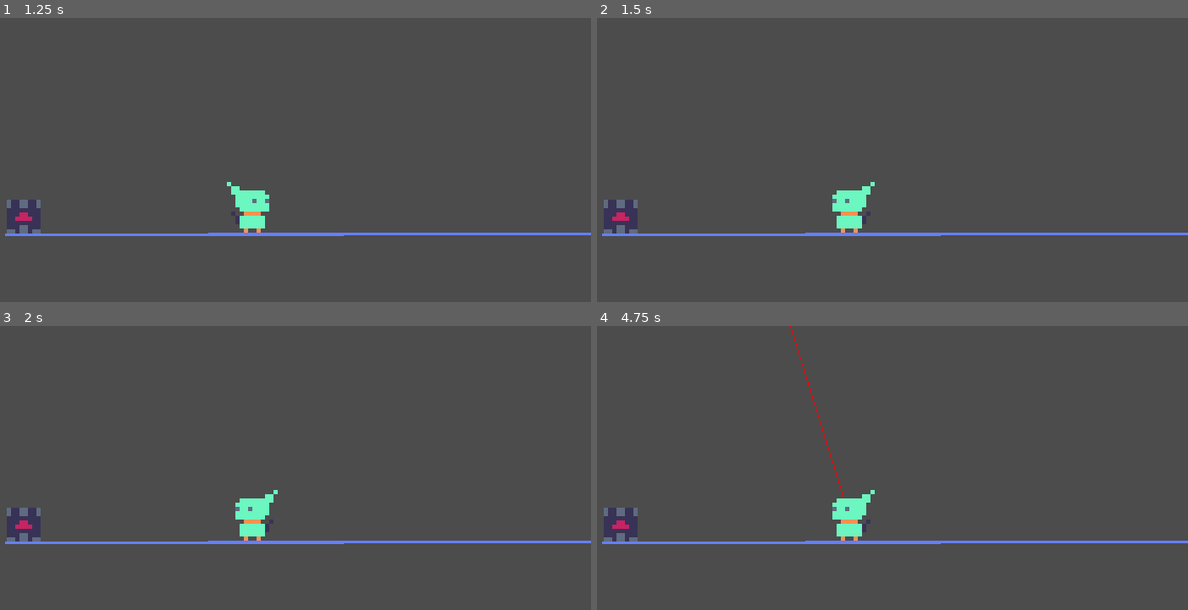
Above: before the commit, frames 1-4 (two rows, left to right).
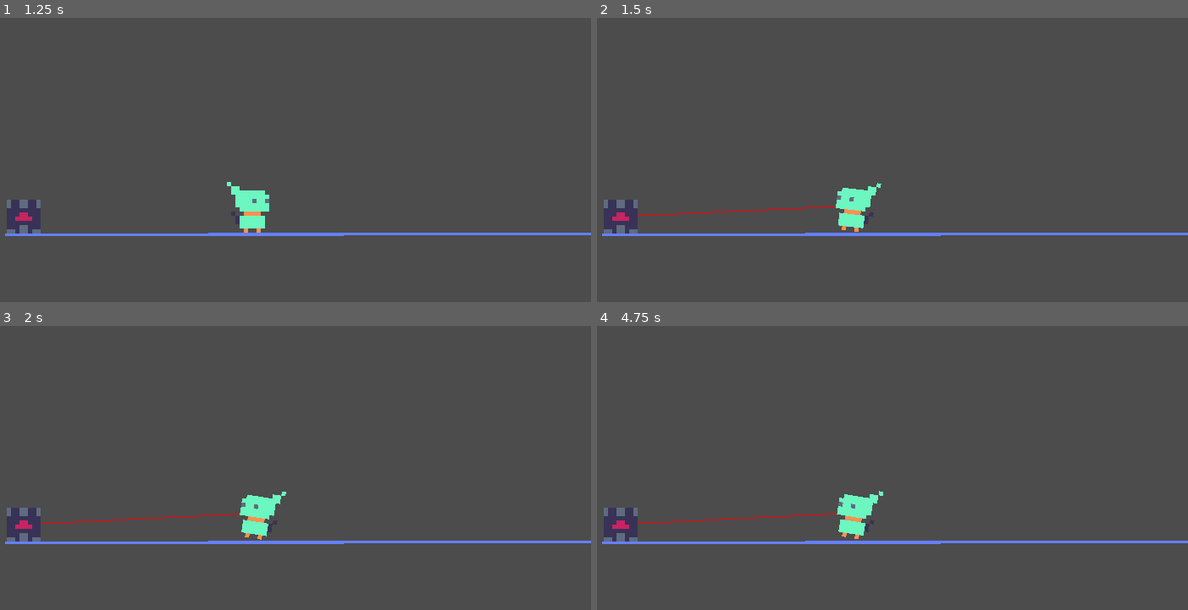
Above: after the commit, the same moments.

Repository: voithos/elfin
Game: Godot game, scene res://scenes/levels/level1.tscn
Two runs of this game, one before a commit and one after it. Both use one fixed random seed, a clock stepped at 60 frames per second and the inputs below.
Inputs (mouse positions are in pixels of both pictures, inside the frame that each line leads up to):
- Up to frame 1 (1.25 s): tap Enter at 0.5 s; move the mouse to (401, 188) at 0.52 s; press the mouse at (401, 188) at 0.53 s; tap Space at 0.77 s
- Up to frame 2 (1.5 s): tap Space at 1.25 s; move the mouse to (715, 228) at 1.27 s; release the mouse at (715, 228) at 1.28 s; right-click (715, 228) at 1.35 s
- Up to frame 3 (2 s): tap Space at 1.52 s
- Up to frame 4 (4.75 s): tap Enter at 2, 3.5 s; move the mouse to (916, 433) at 2.02 s; press the mouse at (916, 433) at 2.03 s; tap Space at 2.75, 3.02, 3.77, 4.52 s; move the mouse to (815, 592) at 2.77 s; release the mouse at (815, 592) at 2.78 s; right-click (815, 592) at 2.85 s; move the mouse to (1052, 573) at 3.52 s; press the mouse at (1052, 573) at 3.53 s; move the mouse to (644, 459) at 4.27 s; release the mouse at (644, 459) at 4.28 s; right-click (644, 459) at 4.35 s

Frame 1 is identical in both runs. In frame 2, 0.5% of the frame differs, in the area x 6-49%, y 57-76%; in frame 3, 0.5%; in frame 4, 0.7%, in the area x 6-49%, y 0-76%.

Commit message:
Fix mouse position bug.

Diff:
--- a/scenes/player.gd
+++ b/scenes/player.gd
@@ -2,7 +2,7 @@
 
 const ATTRACTOR_MIN_MOUSE_DIST = 75
 const ATTRACTOR_MIN_MOUSE_DIST_SQUARED = ATTRACTOR_MIN_MOUSE_DIST * ATTRACTOR_MIN_MOUSE_DIST
-const FORCE = 50
+const FORCE = 75
 
 onready var sprite = get_node("sprite")
 onready var rays = get_node("rays")
@@ -39,13 +39,14 @@
 
 func _handle_mouse_motion(event):
 	# Flip sprite to the direction mouse is facing.
-	sprite.flip_h = global_position.x > event.position.x
+	var mouse_pos = get_global_mouse_position()
+	sprite.flip_h = global_position.x > mouse_pos.x
 
 	# Determine target attractors.
 	var attractors = get_tree().get_nodes_in_group("attractors")
 	var nearby = []
 	for attractor in attractors:
-		if event.position.distance_squared_to(attractor.global_position) < ATTRACTOR_MIN_MOUSE_DIST_SQUARED:
+		if mouse_pos.distance_squared_to(attractor.global_position) < ATTRACTOR_MIN_MOUSE_DIST_SQUARED:
 			nearby.append(attractor)
 
 	nearby_attractors = nearby
